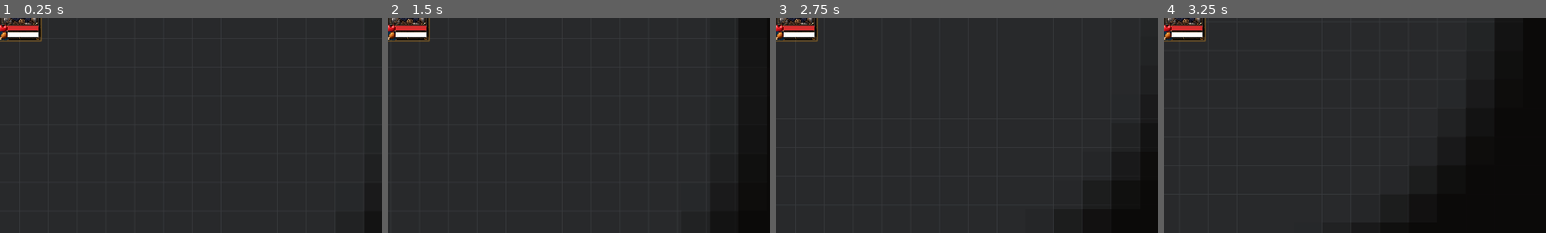
Above: before the commit, frames 1-4 (left to right).
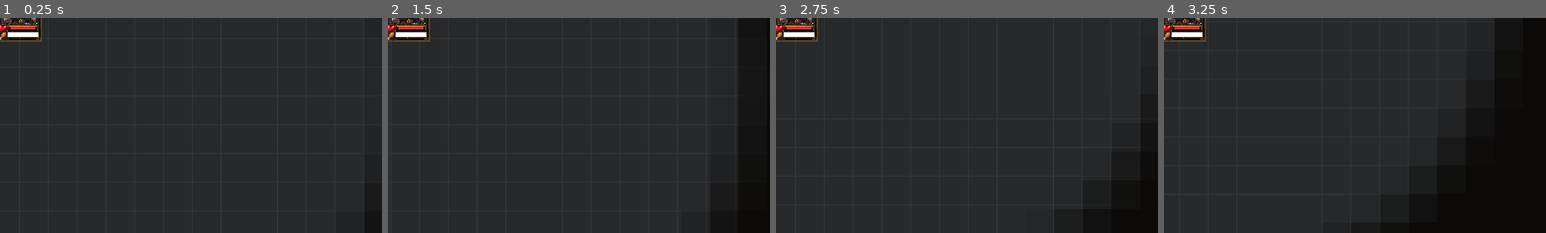
Above: after the commit, the same moments.

Repository: wchichura-maker/dnd
Game: Godot game, scene res://scenes/Main.tscn
The game is run twice, just before and just after one commit, with the same random seed, the same clock (stepped at 60 frames per second) and the same inputs.
Inputs (mouse positions are % of the whole screen's width and height, from its top left):
- Up to frame 1 (0.25 s): no input
- Up to frame 2 (1.5 s): click (4, 8) at 0.5 s; tap Enter at 1.25 s; move the mouse to (72, 45) at 1.27 s; hold D from 1.28 s (still down); tap I at 1.35 s; click (72, 45) at 1.42 s
- Up to frame 3 (2.75 s): tap Space at 1.52, 2.27 s; move the mouse to (30, 55) at 2.02 s; release D at 2.03 s; hold S from 2.03 s (still down); tap 1 at 2.1 s
- Up to frame 4 (3.25 s): move the mouse to (60, 28) at 2.77 s; release S at 2.78 s; hold D from 2.78 s (still down); tap 2 at 2.85 s
The pictures show only the part of the screen within x 1-51%, y 8-58%; the shares and areas given below are measured in that part.

The runs differ from the first frame. In frame 1, 0.1% of the frame differs, in the area x 2-11%, y 3-6%; in frame 2, 0.1%; in frame 3, 0.1%; in frame 4, 0.1%.

Commit message:
Place HP bar at portrait HUD pixel position

Diff:
--- a/godot/scenes/PartyHUD.tscn
+++ b/godot/scenes/PartyHUD.tscn
@@ -52,10 +52,10 @@
 z_index = 2
 
 [node name="HPBarMask" type="ColorRect" parent="PartyPortrait"]
-offset_left = 15.0
-offset_top = 62.0
-offset_right = 67.0
-offset_bottom = 69.0
+offset_left = 20.0
+offset_top = 63.0
+offset_right = 62.0
+offset_bottom = 68.0
 mouse_filter = 2
 color = Color(0.125, 0.098, 0.078, 1)
 z_as_relative = false
@@ -72,10 +72,10 @@
 z_index = 20
 
 [node name="HPBar" type="Control" parent="PartyPortrait"]
-offset_left = 15.0
-offset_top = 62.0
-offset_right = 67.0
-offset_bottom = 69.0
+offset_left = 20.0
+offset_top = 63.0
+offset_right = 62.0
+offset_bottom = 68.0
 mouse_filter = 2
 script = ExtResource("3_bar")
 resource_type = "HP"
